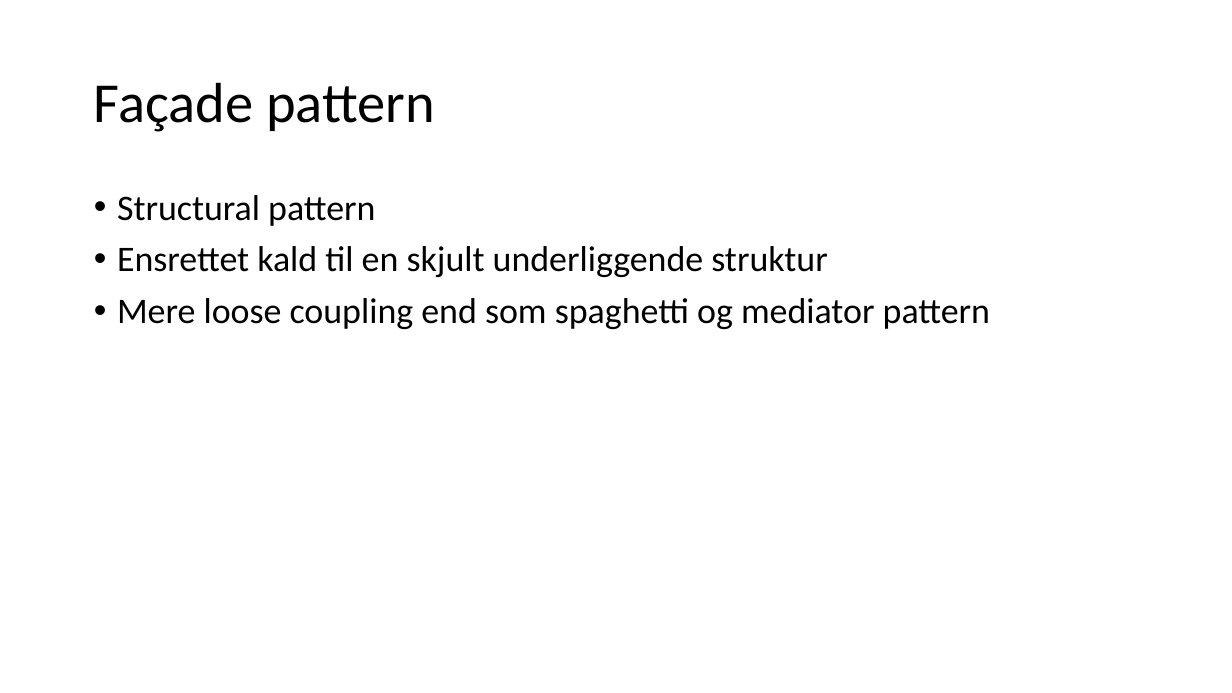
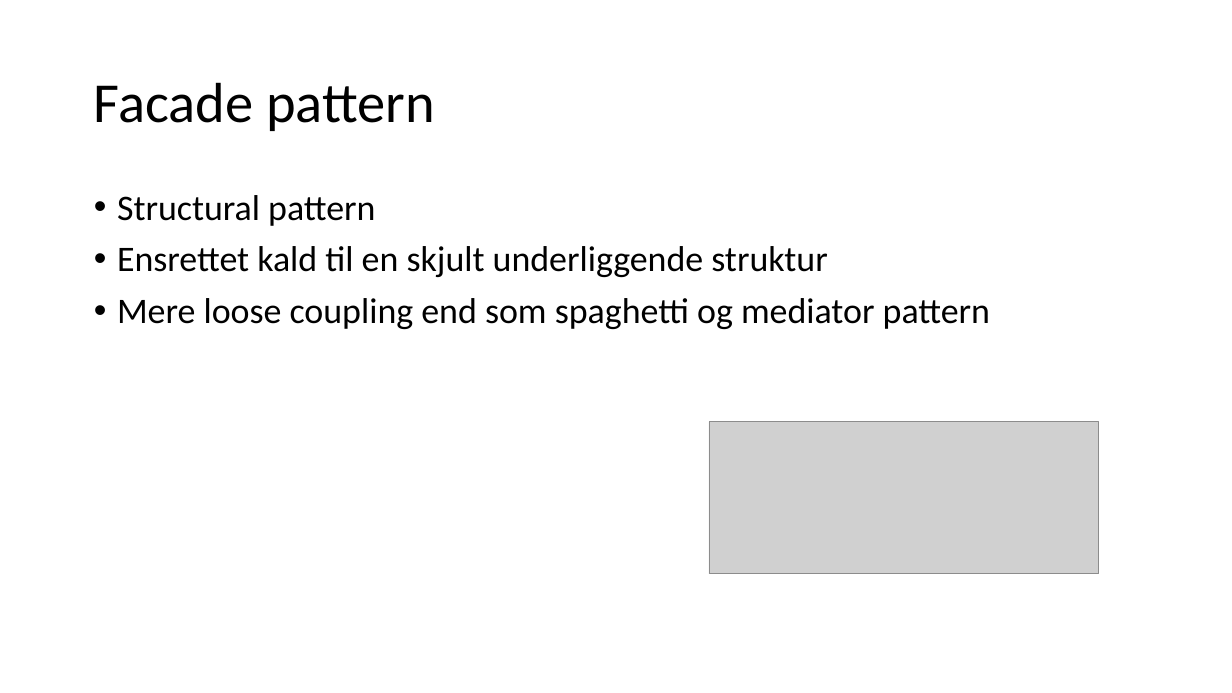
Before and after one commit to mart56p7/KonstruktionMediator, a slide deck: slide 4 of presentation.pptx. Drawn at 1232x693 pixels with LibreOffice and Linux fonts; fonts in the diff are those of the drawing; grey boxes stand for pictures. Boxes give left, top, right and bottom in pixels: in the first picture for what was removed or moved away, otherwise in the second. Text is boxed around its words. In the diff, an @@ line names an element or a change of style, - is before the commit and + after.

```diff
--- a/presentation.pptx
+++ b/presentation.pptx
@@ title at (94, 82, 435, 131): text changed @@
-Façade pattern
+Facade pattern
@@ picture added at (709, 422, 1099, 575) @@
```
Also in this commit, not shown: 1 other slide changed, 1 slide added.
